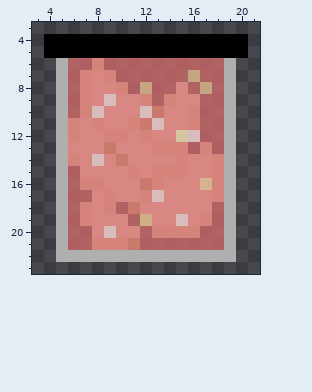
File history of a pixel-art sprite, src/img/dishes/spicy-pickled-garlic.png. The first picture shows the starting point.
The file is 24x24 pixels. Colours within 5 levels of each other are drawn and written as one. Shown: x 3..21, y 3..23.
Now the later version:
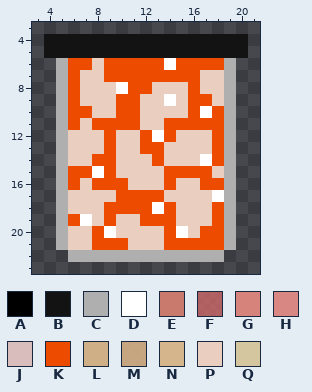
Palette (. is transparent): A #000000  B #131313  C #afafaf  D #ffffff  E #ca796d  F #cf6969c8  G #d6847b  H #d88783  J #d9bdbc  K #ed4b00  L #cfaf85  M #d1ae85eb  N #d4b58c  P #eacebf  Q #d4c79f
Diff:
Changed rows in their new state; - is an unchanged pixel.
first column x 4:
 4 BBBBBBBBBBBBBBBBB
 5 BBBBBBBBBBBBBBBBB
 6 --KKPKKKKKDKKKK--
 7 --KPPKKKKKKKKPP--
 8 --KPPPDKKPPPKPP--
 9 --KPPPKKPPDPKKP--
10 --KKPPKKPPPPKDK--
11 --KPKKKKPPKKKKK--
12 --PPPKPPKDKPPPK--
13 --PPPKPPKKPPPPK--
14 --PPKKPPPKPPPDK--
15 --KKDKPPPPKKKKP--
16 --KPKKKPPPKPPKK--
17 --PPPPKKKKPPPPD--
18 --PPPKKKKDKPPPK--
19 --KDPKPPKKKPPPK--
20 --PPKDPPPPKDPKK--
21 --PPKKKPPPKKKKK--
22 -.-------------.-
